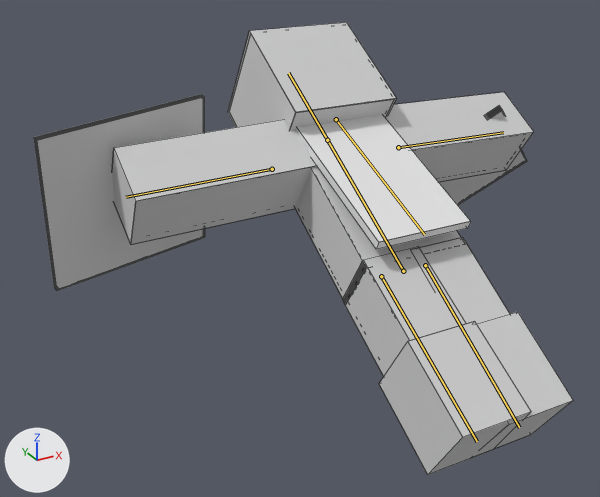
An edit to the Blender file models_source/skinsdb_3d_armor_character_5_hover.blend, drawn before and after from the same camera.
Before and after are seen from a camera (50 mm lens) standing at (-17.0, -22.9, 21.0) and looking at (-2.7, 3.2, 8.0). The axes (+X, +Y, +Z) are drawn at lower left. The lights are the same throughout. The picture after the commit comes second. Both versions are drawn at frame 1822 of the action 'ArmatureAction'; the numbers are the values there. The bones that bend it are drawn over the model as lines. Mesh edges are drawn as thin lines.

The first picture shows 'Player'.
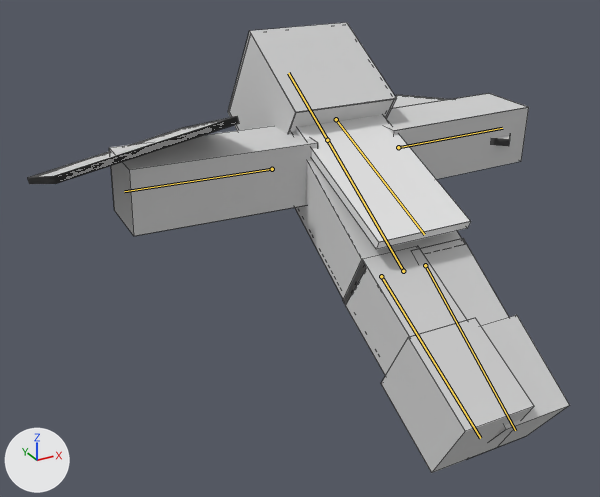
Location of each change, (x1, y1, x2, y2) in pixels of the pictures (600 x 497 px):
'Player', posed
    before: (34, 22, 573, 475)
    after: (28, 22, 569, 473)
bone 'Arm_Left', root to tip
    before: (272, 169) to (126, 197)
    after: (272, 169) to (124, 191)
bone 'Arm_Right', root to tip
    before: (398, 147) to (503, 132)
    after: (398, 147) to (502, 128)
bone 'Leg_Right', root to tip
    before: (425, 265) to (519, 427)
    after: (425, 265) to (515, 430)
bone 'Leg_Left', root to tip
    before: (381, 276) to (477, 441)
    after: (381, 276) to (480, 438)

The edits, one by one:
Bone 'Arm_Left' (bone_arm_left) turns from (2, 0, 90) to (2, -60, 90) degrees about its own x, y and z.
Bone 'Arm_Right' (bone_arm_right) turns from (2, 0, -90) to (2, 60, -90) degrees about its own x, y and z.
Bone 'Leg_Right' (bone_leg_right) turns from (1, 0, 0) to (3, 0, 0) degrees about its own x, y and z.
Bone 'Leg_Left' (bone_leg_left) turns from (-1, 0, 0) to (-3, 0, 0) degrees about its own x, y and z.
